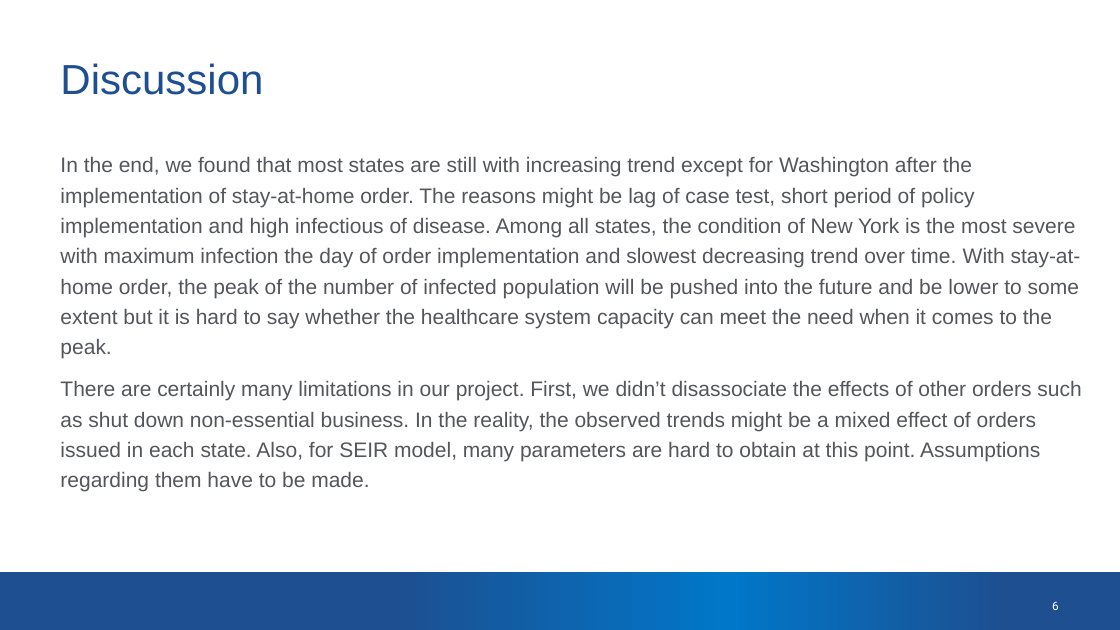
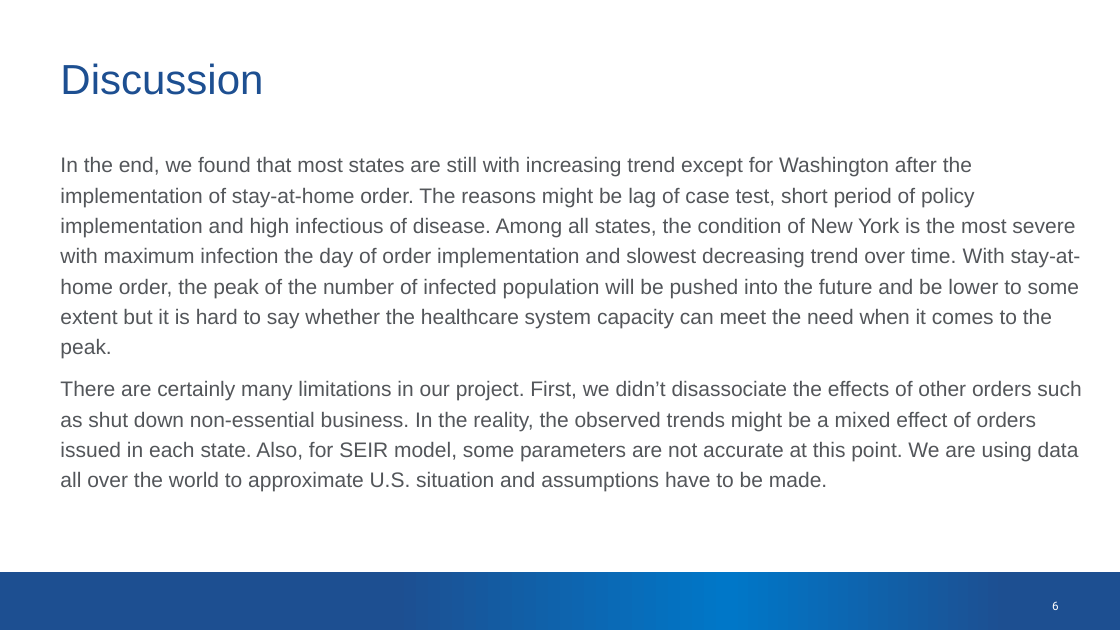
Before and after one commit to yy3018/dsi_competition, a slide deck: slide 6 of present.pptx. Drawn at 1120x630 pixels with LibreOffice and Linux fonts; fonts in the diff are those of the drawing; background and template pictures are left out. Boxes give left, top, right and bottom in pixels: in the first picture for what was removed or moved away, otherwise in the second. Text is boxed around its words. In the diff, an @@ line names an element or a change of style, - is before the commit and + after.

Commit message:
final version

```diff
--- a/present.pptx
+++ b/present.pptx
@@ text at (60, 381, 1081, 492): text changed @@
-There are certainly many limitations in our project. First, we didn’t disassociate the effects of other orders such as shut down non-essential business. In the reality, the observed trends might be a mixed effect of orders issued in each state. Also, for SEIR model, many parameters are hard to obtain at this point. Assumptions regarding them have to be made.
+There are certainly many limitations in our project. First, we didn’t disassociate the effects of other orders such as shut down non-essential business. In the reality, the observed trends might be a mixed effect of orders issued in each state. Also, for SEIR model, some parameters are not accurate at this point. We are using data all over the world to approximate U.S. situation and assumptions have to be made.
```
Also in this commit, not shown: 1 other slide changed.
